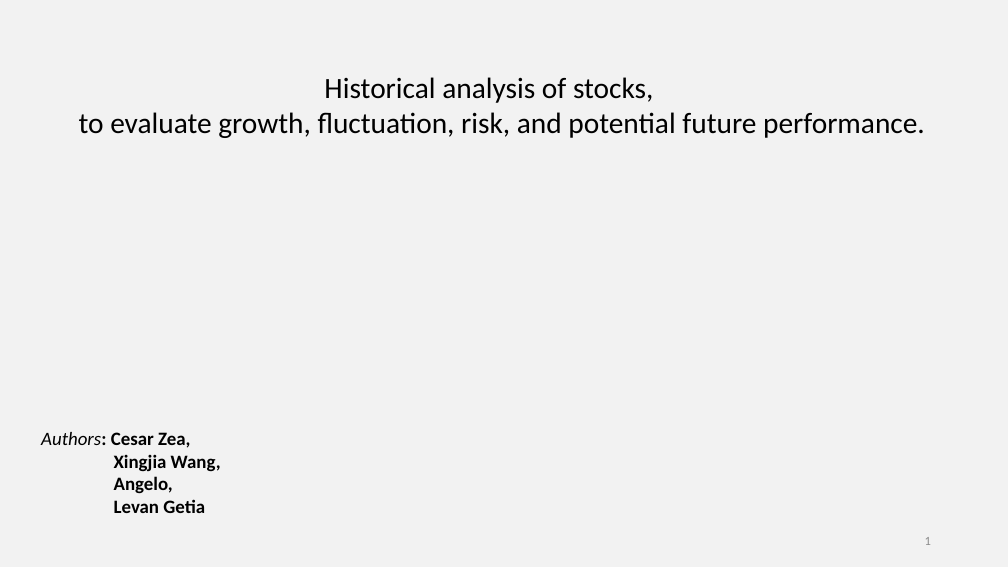
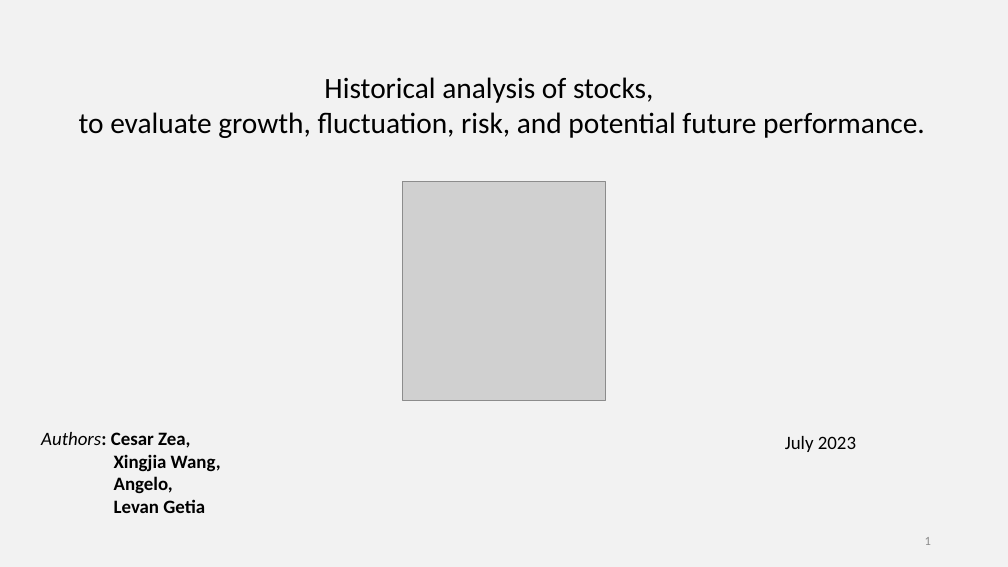
Before and after one commit to LevanGetia/Project-1, a slide deck: slide 1 of Project1 - stocks analysis PPT.pptx. Drawn at 1008x567 pixels with LibreOffice and Linux fonts; fonts in the diff are those of the drawing; grey boxes stand for pictures. Boxes give left, top, right and bottom in pixels: in the first picture for what was removed or moved away, otherwise in the second. Text is boxed around its words. In the diff, an @@ line names an element or a change of style, - is before the commit and + after.

```diff
--- a/Project1 - stocks analysis PPT.pptx
+++ b/Project1 - stocks analysis PPT.pptx
@@ picture added at (402, 181, 606, 400) @@
@@ text added at (785, 436, 856, 452), 18 pt, text #000000 @@
+July 2023
```
Also in this commit, not shown: 3 other slides changed, 2 slides added, 1 other file.
